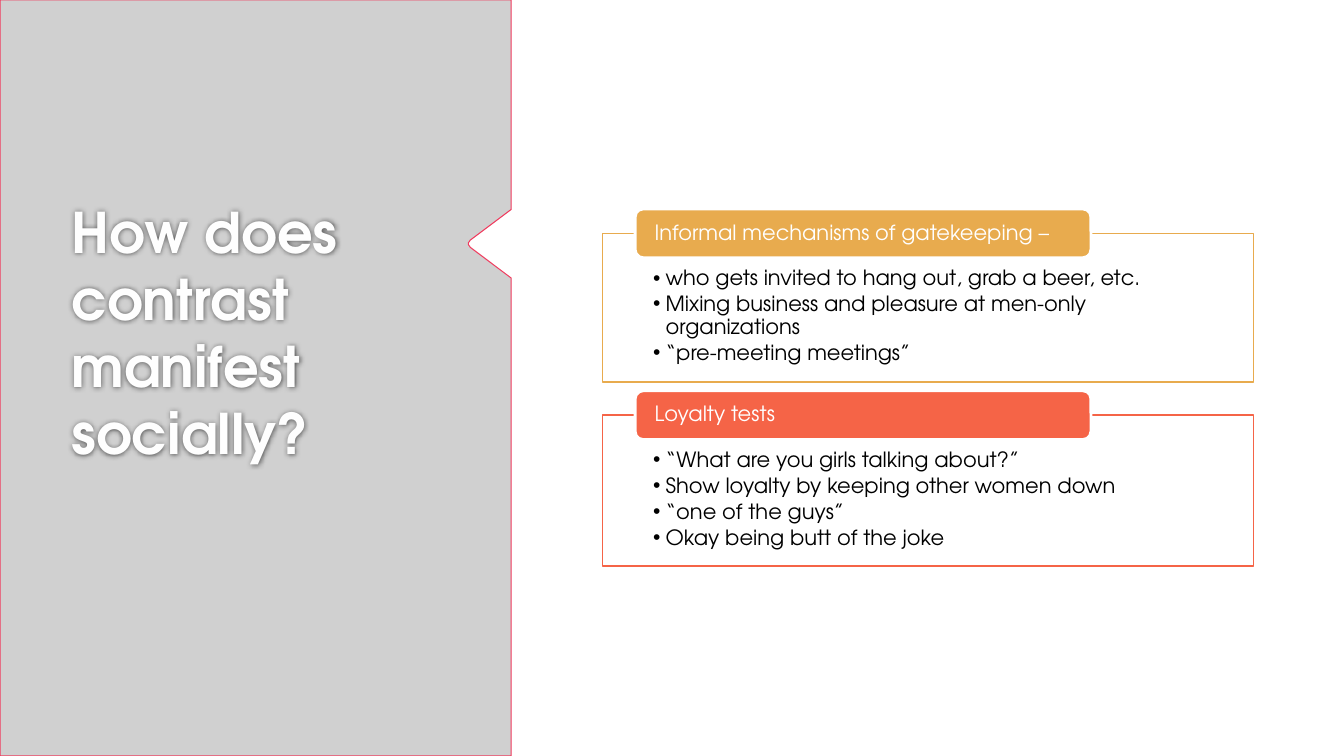
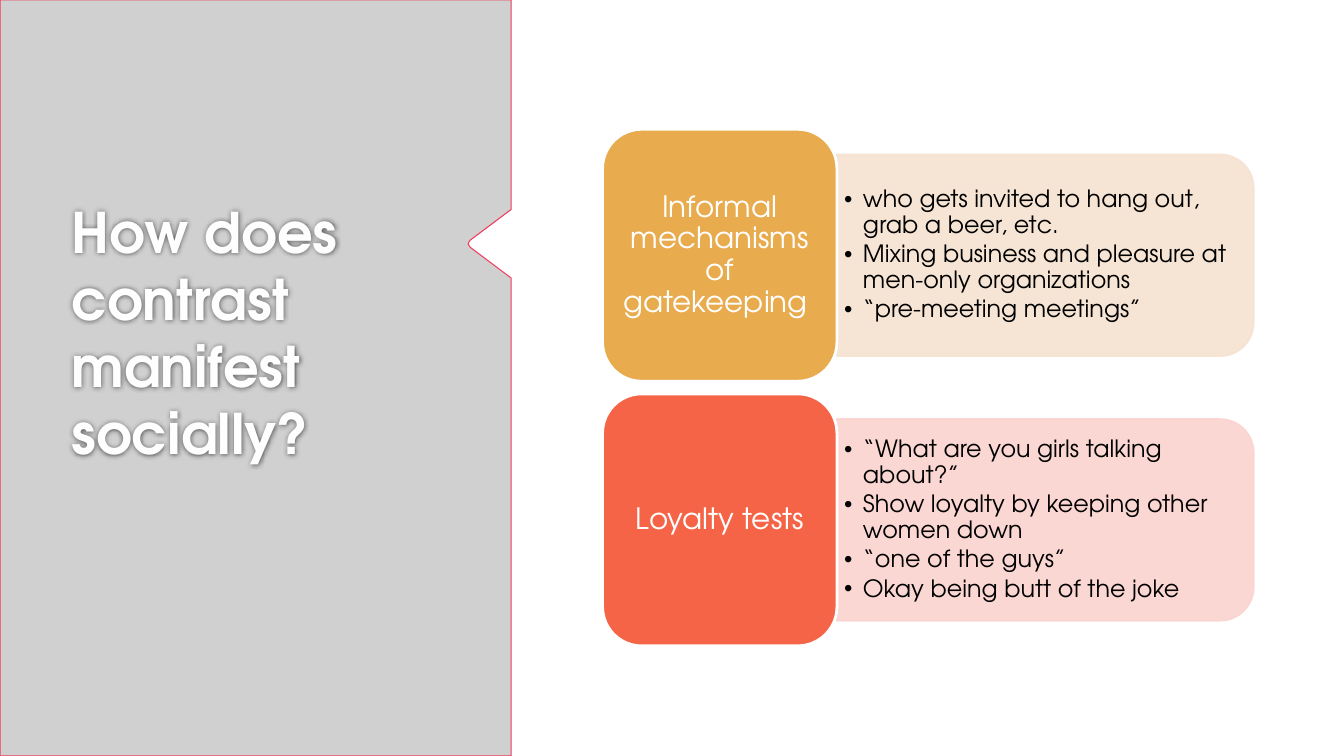
Before and after one commit to ekmaloney/soc490s, a slide deck: slide 12 of slides/march1.pptx. Drawn at 1344x756 pixels with LibreOffice and Linux fonts; fonts in the diff are those of the drawing; grey boxes stand for pictures; background and template pictures are left out. Boxes give left, top, right and bottom in pixels: in the first picture for what was removed or moved away, otherwise in the second. Text is boxed around its words. In the diff, an @@ line names an element or a change of style, - is before the commit and + after.

```diff
--- a/slides/march1.pptx
+++ b/slides/march1.pptx
@@ text "who gets invited to hang ..." at (x1=863, y1=189, x2=1226, y2=322): size 15 to 17 pt; indent changed; vertical alignment top to middle @@
@@ text "who gets invited to hang ..." moved from (x1=666, y1=269, x2=1141, y2=365) to (x1=863, y1=189, x2=1226, y2=322) @@
@@ text at (x1=624, y1=195, x2=809, y2=319): text changed; size 15 to 21 pt @@
-Informal mechanisms of gatekeeping –
+Informal mechanisms of gatekeeping
@@ group added at (x1=603, y1=129, x2=1254, y2=646): 2 round same rects, 2 rounded rectangles @@
@@ text "Loyalty tests" moved from (x1=655, y1=405, x2=775, y2=425) to (x1=636, y1=507, x2=804, y2=535) @@
@@ text "Loyalty tests" at (x1=636, y1=507, x2=804, y2=535): size 15 to 21 pt; alignment left to centre; more space between paragraphs @@
@@ group removed at (x1=603, y1=209, x2=1254, y2=567): 2 rectangles, 2 rounded rectangles @@
@@ text "“What are you girls talking ..." moved from (x1=666, y1=451, x2=1115, y2=550) to (x1=863, y1=439, x2=1207, y2=602) @@
@@ text "“What are you girls talking ..." at (x1=863, y1=439, x2=1207, y2=602): size 15 to 17 pt; indent changed; vertical alignment top to middle @@
```
Also in this commit, not shown: 8 other slides changed, 3 slides added, 1 slide removed, 11 other files.
